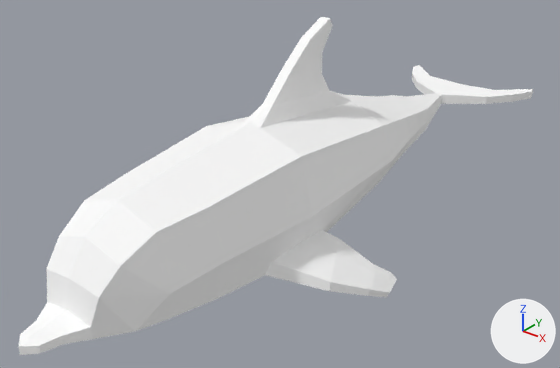
Before and after pictures for a commit that changed the glTF model frontend/assets/models3d/packs/quaternius-fbx/dolphin.glb.
Both versions are drawn from a camera (50 mm lens) standing at (3.37, -4.44, 2.9) and looking at (-0.12, -0.08, 0.19). Arrows for +X, +Y and +Z are at lower right; the lights stay in place. The first picture is the older version. Where no turn or scale is listed for an object, it has been applied to the vertices.

Objects in the first picture: 'Dolphin'.
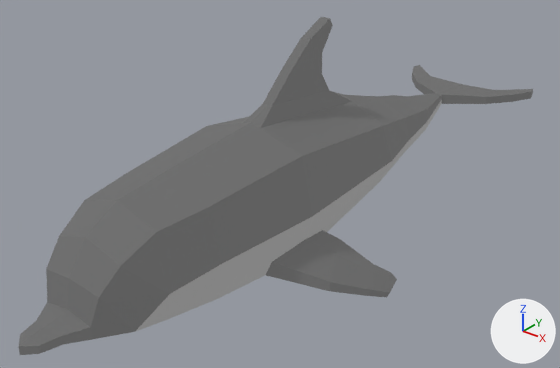
Boxes (x1, y1, x2, y2) around the edits, measured in the pictures (560 x 368 px):
'Dolphin', recoloured, surface changed (white to grey): (18, 17, 533, 355) in both

What changed in the scene script:
```text
Change mat_material_0:
    mat_material_0.base_color: (1.0, 1.0, 1.0) -> (0.162, 0.162, 0.162)  # white #ffffff -> grey #707070
    add mat_material_0.emission_strength = 0.162
Change mat_material_1:
    mat_material_1.base_color: (1.0, 1.0, 1.0) -> (0.0732, 0.0732, 0.0732)  # white #ffffff -> dark grey #4c4c4c
    add mat_material_1.emission_strength = 0.0732
```
